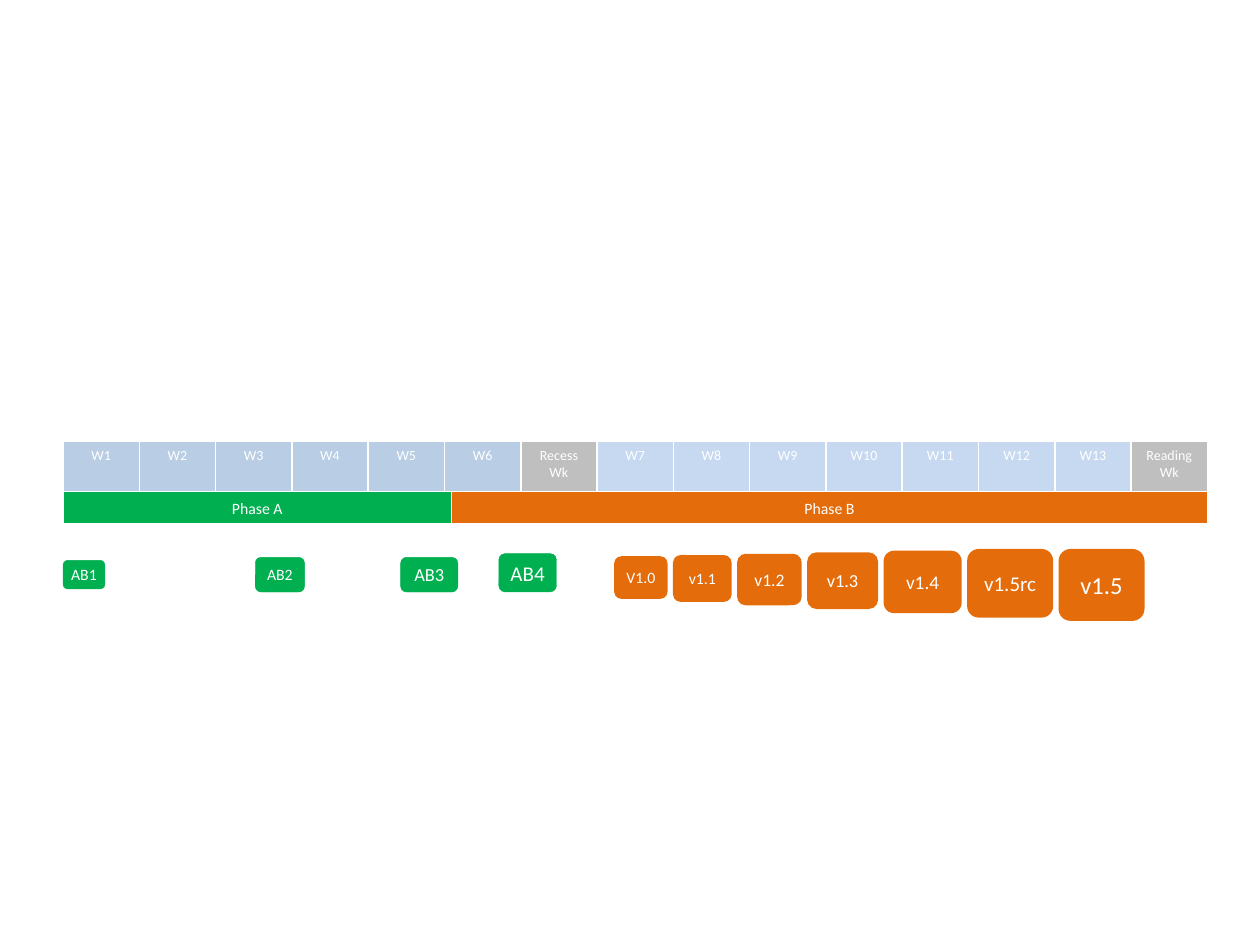
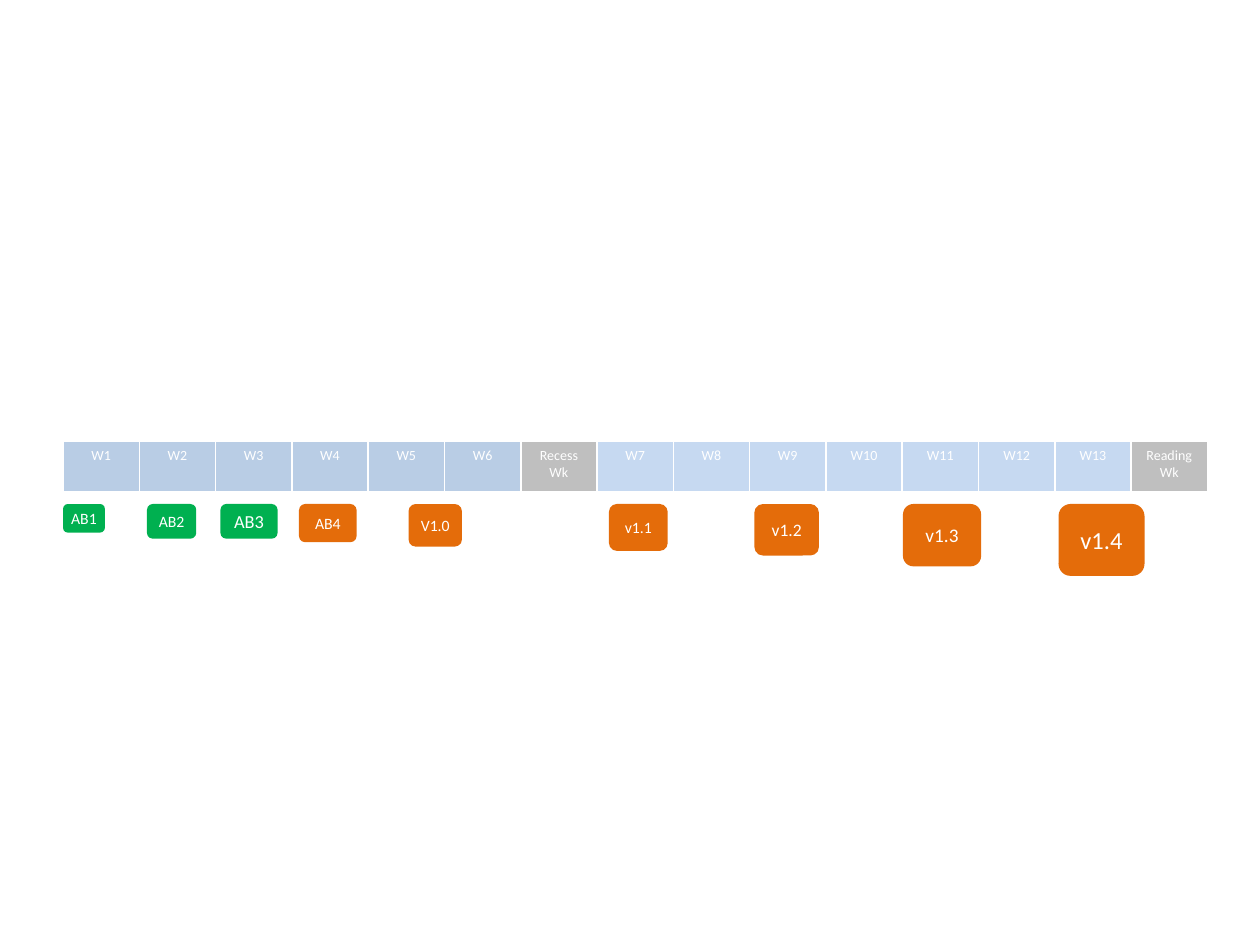
Before and after one commit to nus-cs2103/website-base, a slide deck: slide 1 of diagrams/admin/timeline.pptx. Drawn at 1260x945 pixels with LibreOffice and Linux fonts; fonts in the diff are those of the drawing. Boxes give left, top, right and bottom in pixels: in the first picture for what was removed or moved away, otherwise in the second. Text is boxed around its words. In the diff, an @@ line names an element or a change of style, - is before the commit and + after.

```diff
--- a/diagrams/admin/timeline.pptx
+++ b/diagrams/admin/timeline.pptx
@@ rounded rectangle "AB1" moved from (x1=63, y1=561, x2=105, y2=590) to (x1=63, y1=504, x2=105, y2=533) @@
@@ rectangle removed at (x1=63, y1=491, x2=451, y2=524) @@
-Phase A
@@ rounded rectangle "AB2" moved from (x1=256, y1=557, x2=305, y2=592) to (x1=147, y1=504, x2=197, y2=539) @@
@@ outline #00B050 0.25 pt to none in 3 elements at (x1=63, y1=504, x2=105, y2=533), (x1=147, y1=504, x2=197, y2=539), (x1=220, y1=504, x2=277, y2=539) @@
@@ rounded rectangle "AB3" moved from (x1=401, y1=557, x2=457, y2=592) to (x1=220, y1=504, x2=277, y2=539) @@
@@ rounded rectangle "AB4" moved from (x1=499, y1=553, x2=557, y2=591) to (x1=299, y1=504, x2=357, y2=542) @@
@@ rounded rectangle "AB4" at (x1=299, y1=504, x2=357, y2=542): size 12 to 9 pt; fill #00B050 to #E46C0A; outline #00B050 0.25 pt to none @@
@@ rounded rectangle "V1.0" moved from (x1=614, y1=556, x2=667, y2=598) to (x1=408, y1=504, x2=461, y2=547) @@
@@ rectangle removed at (x1=451, y1=491, x2=1207, y2=524) @@
-Phase B
@@ rounded rectangle "v1.1" moved from (x1=673, y1=556, x2=732, y2=602) to (x1=609, y1=504, x2=668, y2=551) @@
@@ rounded rectangle "v1.2" moved from (x1=737, y1=553, x2=801, y2=605) to (x1=755, y1=504, x2=819, y2=556) @@
@@ rounded rectangle "v1.3" moved from (x1=883, y1=551, x2=961, y2=614) to (x1=903, y1=504, x2=982, y2=567) @@
@@ rounded rectangle "v1.4" moved from (x1=1058, y1=549, x2=1144, y2=621) to (x1=1058, y1=504, x2=1144, y2=576) @@
@@ text in rounded rectangle at (x1=925, y1=529, x2=958, y2=542): text changed @@
-v1.4
+v1.3
@@ text in rounded rectangle at (x1=1080, y1=533, x2=1122, y2=549): text changed @@
-v1.5
+v1.4
@@ rounded rectangle removed at (x1=808, y1=552, x2=878, y2=609) @@
-v1.3
@@ rounded rectangle removed at (x1=968, y1=549, x2=1053, y2=617) @@
-v1.5rc
```
Also in this commit, not shown: 19 other files.
